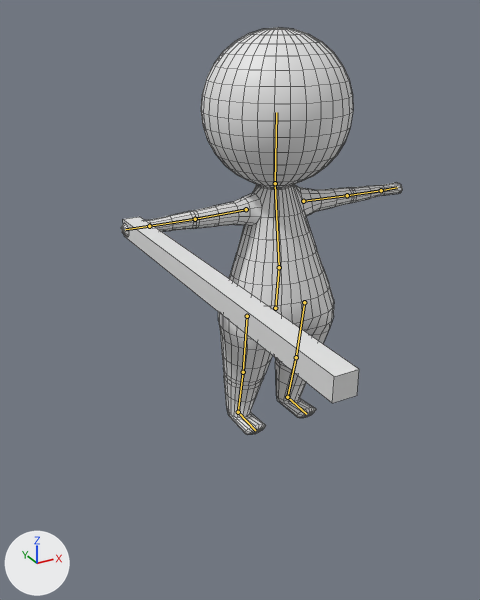
An edit to the Blender file Assets/models/my_char.blend, drawn before and after from the same camera.
Rendered twice from a 50 mm camera at (-4.79, -7.58, 4.07) aimed at (-1.07, -0.82, 0.69). The axes (+X, +Y, +Z) are drawn at lower left. The lights are the same throughout. The bones that bend it are drawn over the model as lines. Mesh edges are drawn as thin lines.
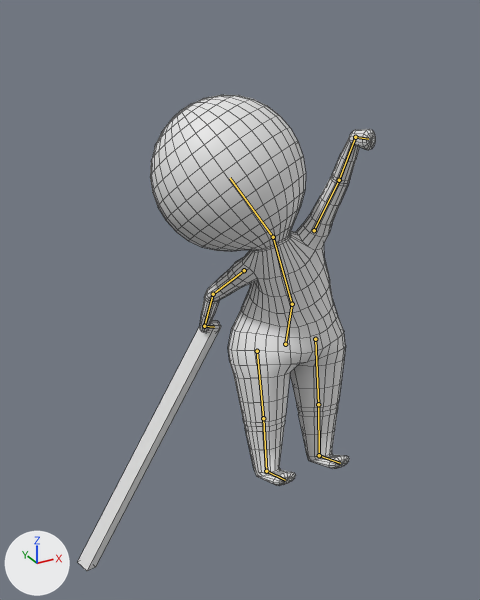
The newer file adds an action. The first version stands in its rest pose; the second is drawn at frame 1 of the action 'hanging'.

Boxes [x1, y1, x2, y2] around the edits, measured in the pictures (480 x 600 px):
'Cylinder', posed (20% narrower)
    before: [121, 27, 403, 435]
    after: [150, 95, 375, 485]
'Cube', posed (39% narrower, 33% taller)
    before: [123, 217, 359, 403]
    after: [78, 324, 222, 571]
bone 'Back.Lower', root to tip
    before: (275, 308) to (279, 267)
    after: (285, 344) to (292, 304)
bone 'Back.Upper', root to tip
    before: (279, 267) to (275, 183)
    after: (292, 304) to (273, 237)
bone 'Head', root to tip
    before: (275, 183) to (276, 112)
    after: (273, 237) to (230, 178)
bone 'Arm.Upper.L', root to tip
    before: (303, 201) to (347, 195)
    after: (314, 230) to (339, 180)
bone 'Arm.Lower.L', root to tip
    before: (347, 195) to (381, 190)
    after: (339, 180) to (355, 137)
bone 'Arm.Hand.L', root to tip
    before: (381, 190) to (397, 187)
    after: (355, 137) to (368, 139)
bone 'Arm.Upper.R', root to tip
    before: (246, 209) to (195, 219)
    after: (244, 270) to (213, 294)
bone 'Arm.Lower.R', root to tip
    before: (195, 219) to (149, 226)
    after: (213, 294) to (204, 326)
bone 'Arm.Hand.R', root to tip
    before: (149, 226) to (125, 229)
    after: (204, 326) to (214, 327)
bone 'Leg.Upper.L', root to tip
    before: (304, 302) to (296, 357)
    after: (315, 339) to (318, 404)
bone 'Leg.Upper.R', root to tip
    before: (247, 316) to (243, 372)
    after: (257, 351) to (263, 418)

The change in detail:
Bone 'Back.Lower' (bone_back_lower) moves from (0.0, 0.0, 0.0) to (0.0, -0.424, 0.351).
Bone 'Back.Lower' (bone_back_lower) turns from (0, 0, 0) to (1, -1, -3) degrees about its own x, y and z.
Bone 'Back.Upper' (bone_back_upper) turns from (0, 0, 0) to (14, -19, 19) degrees about its own x, y and z.
Bone 'Head' (bone_head) turns from (0, 0, 0) to (-42, 22, 2) degrees about its own x, y and z.
Bone 'Arm.Upper.L' (bone_arm_upper_l) moves from (0.0, 0.0, 0.0) to (-0.222, 0.065, 0.049).
Bone 'Arm.Upper.L' (bone_arm_upper_l) turns from (0, 0, 0) to (-2, -2, 56) degrees about its own x, y and z.
Bone 'Arm.Lower.L' (bone_arm_lower_l) turns from (0, 0, 0) to (10, 2, -8) degrees about its own x, y and z.
Bone 'Arm.Hand.L' (bone_arm_hand_l) turns from (0, 0, 0) to (-1, 5, -59) degrees about its own x, y and z.
Bone 'Arm.Upper.R' (bone_arm_upper_r) moves from (0.0, 0.0, 0.0) to (-0.063, 0.026, 0.0).
Bone 'Arm.Upper.R' (bone_arm_upper_r) turns from (0, 0, 0) to (-23, -10, 48) degrees about its own x, y and z.
Bone 'Arm.Lower.R' (bone_arm_lower_r) turns from (0, 0, 0) to (-19, 38, 13) degrees about its own x, y and z.
Bone 'Arm.Hand.R' (bone_arm_hand_r) turns from (0, 0, 0) to (-23, 9, -58) degrees about its own x, y and z.
Bone 'Leg.Upper.L' (bone_leg_upper_l) moves from (0.0, 0.0, 0.0) to (0.0, -0.012, 0.016).
Bone 'Leg.Upper.L' (bone_leg_upper_l) turns from (0, 0, 0) to (24, 1, 1) degrees about its own x, y and z.
Bone 'Leg.Upper.R' (bone_leg_upper_r) turns from (0, 0, 0) to (24, 1, 1) degrees about its own x, y and z.
